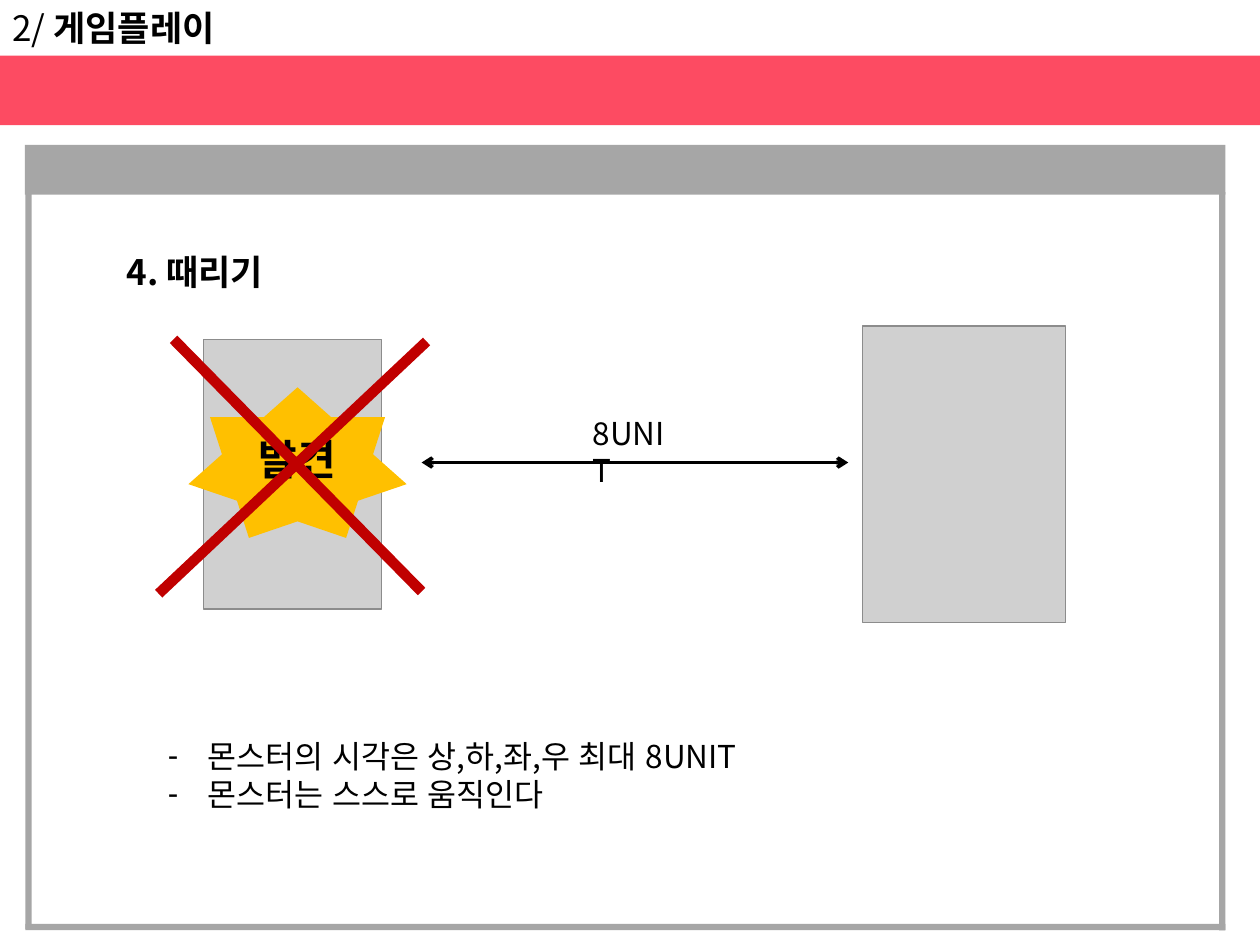
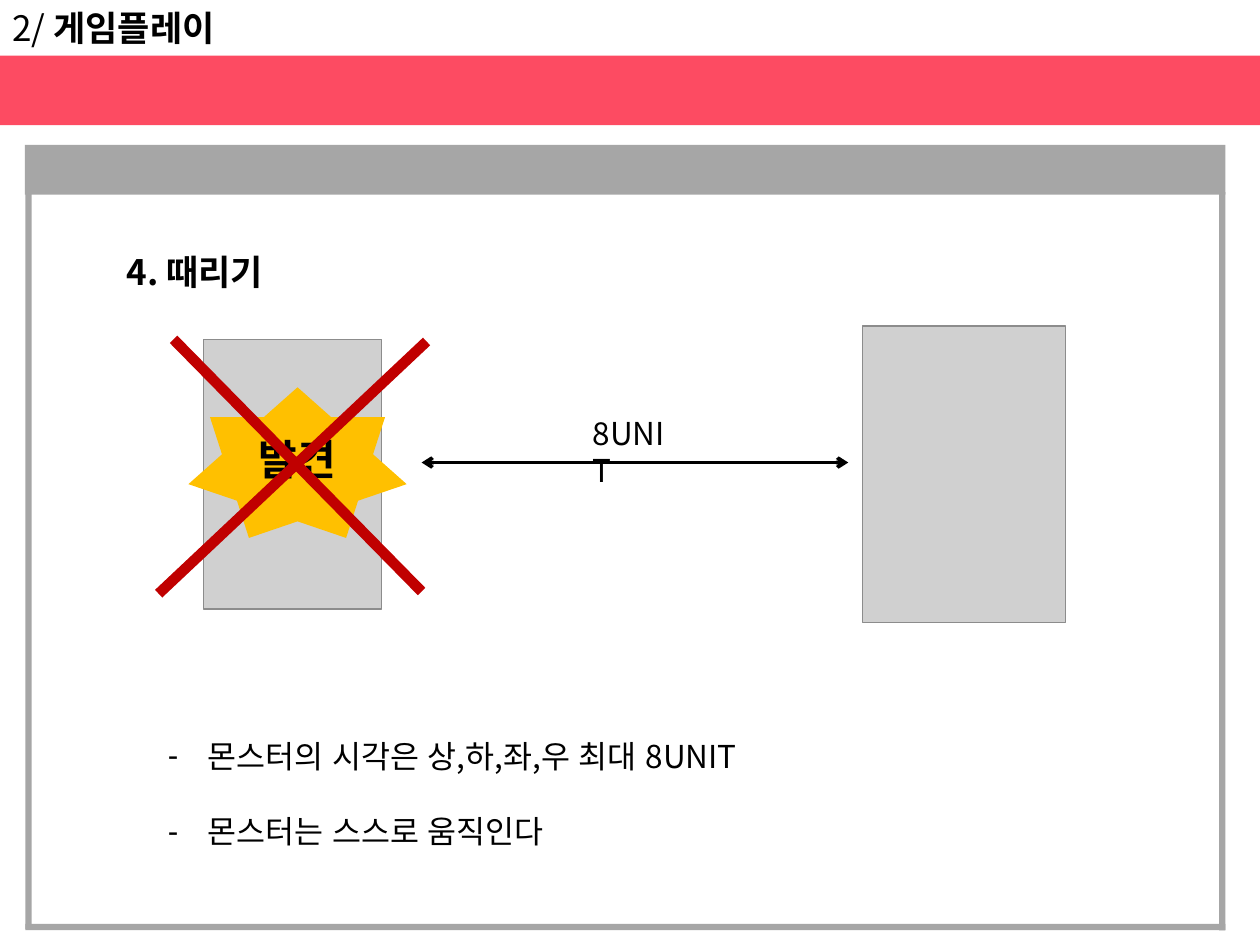
Before and after one commit to haeunjung/Team_Project, a slide deck: slide 23 of 기획문서/게임 제안서.pptx (slide 14 before the commit). Drawn at 1260x945 pixels with LibreOffice and Linux fonts; fonts in the diff are those of the drawing; grey boxes stand for pictures. Boxes give left, top, right and bottom in pixels: in the first picture for what was removed or moved away, otherwise in the second. Text is boxed around its words. In the diff, an @@ line names an element or a change of style, - is before the commit and + after.

```diff
--- a/기획문서/게임 제안서.pptx
+++ b/기획문서/게임 제안서.pptx
@@ text "몬스터의 시각은 상,하,좌,우 최대 8UNIT" rewrapped from box(207, 742, 637, 809) to box(207, 742, 637, 846) @@
```
Also in this commit, not shown: 5 other slides changed, 4 slides added, 2 slides removed.
